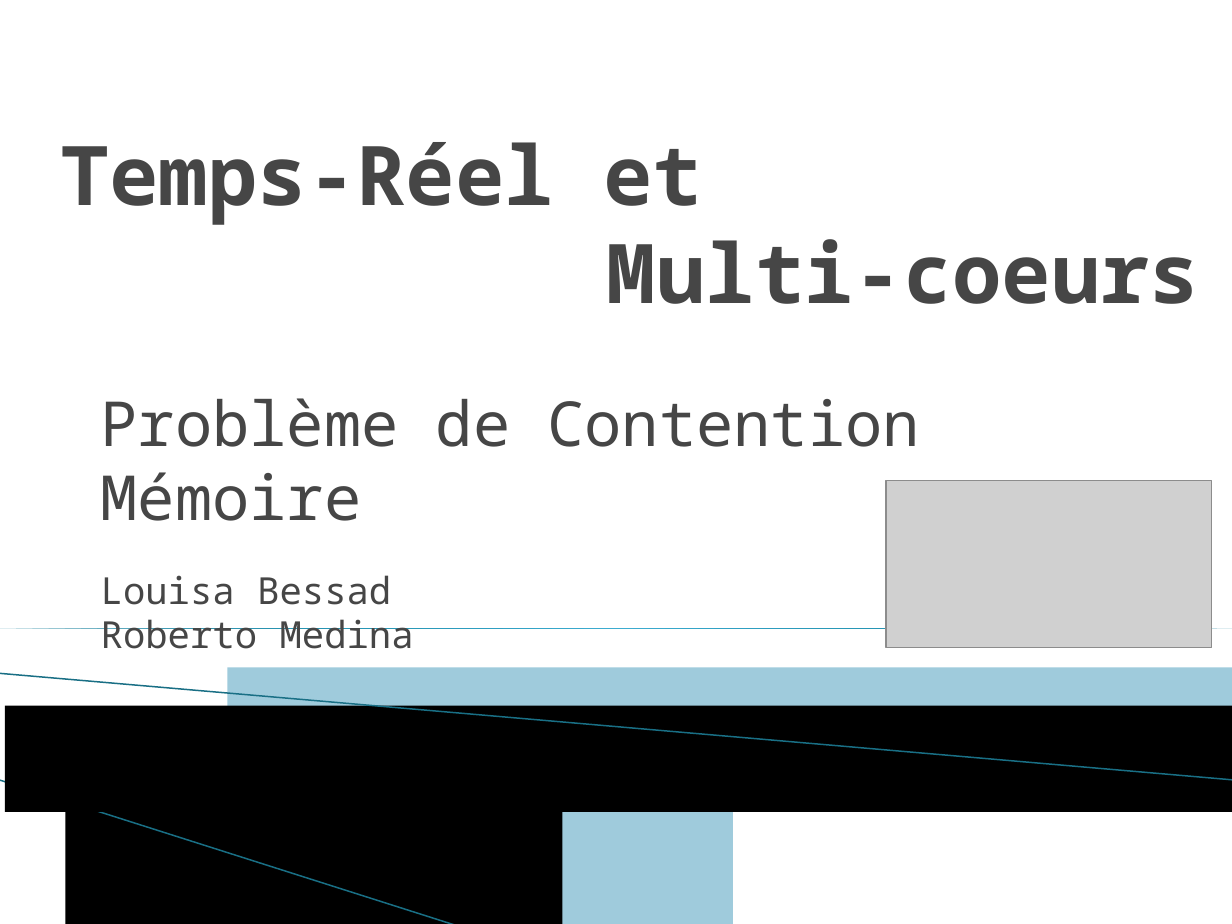
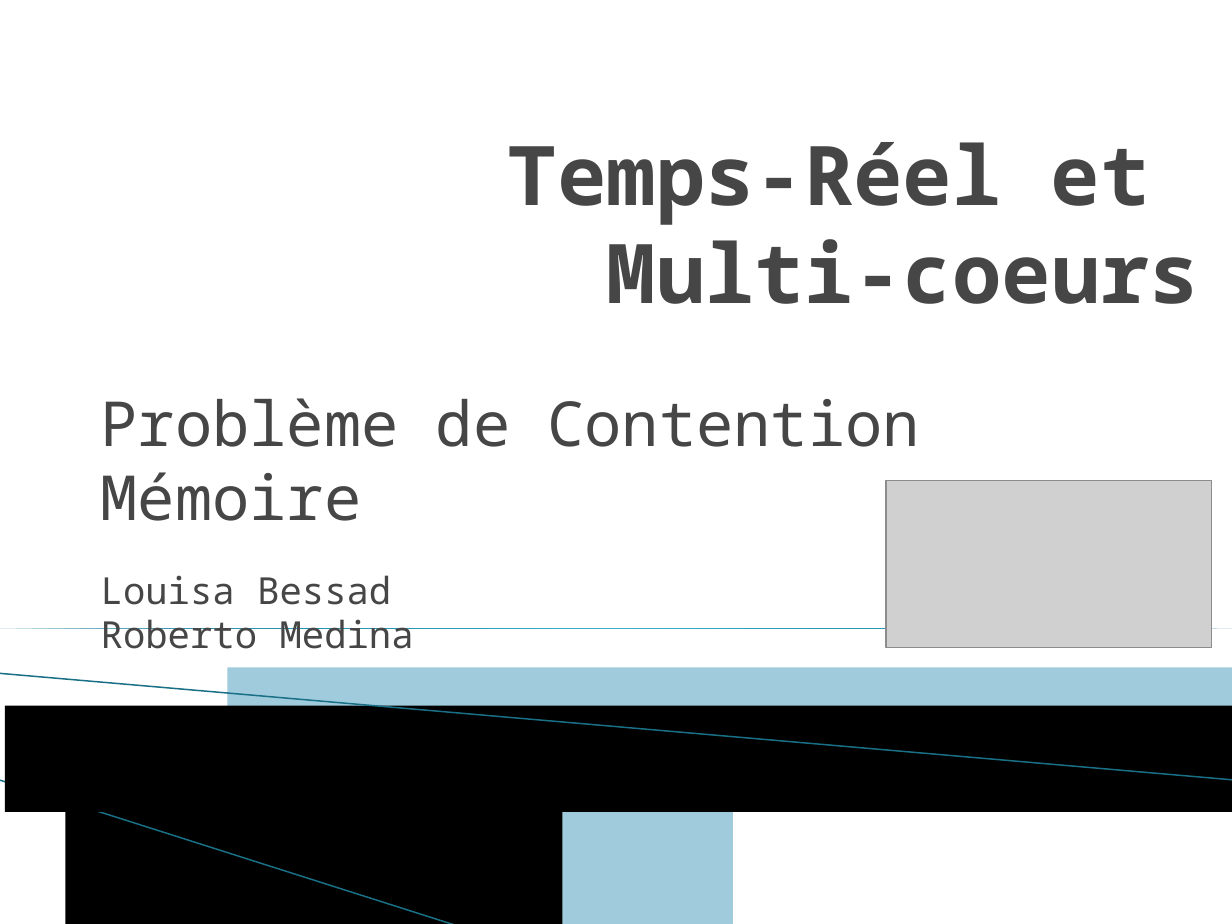
Before and after one commit to robertoxmed/c_memory_monitor, a slide deck: slide 1 of doc/Temps-Réel et Multi-coeurs.pptx. Drawn at 1232x924 pixels with LibreOffice and Linux fonts; fonts in the diff are those of the drawing; grey boxes stand for pictures; background and template pictures are left out. Boxes give left, top, right and bottom in pixels: in the first picture for what was removed or moved away, otherwise in the second. Text is boxed around its words. In the diff, an @@ line names an element or a change of style, - is before the commit and + after.

```diff
--- a/doc/Temps-Réel et Multi-coeurs.pptx
+++ b/doc/Temps-Réel et Multi-coeurs.pptx
@@ text at bbox=[508, 142, 1199, 304]: text changed @@
-Temps-Réel et
-Multi-coeurs
+Temps-Réel et
+Multi-coeurs
```
Also in this commit, not shown: 13 other slides changed, 57 other files.
